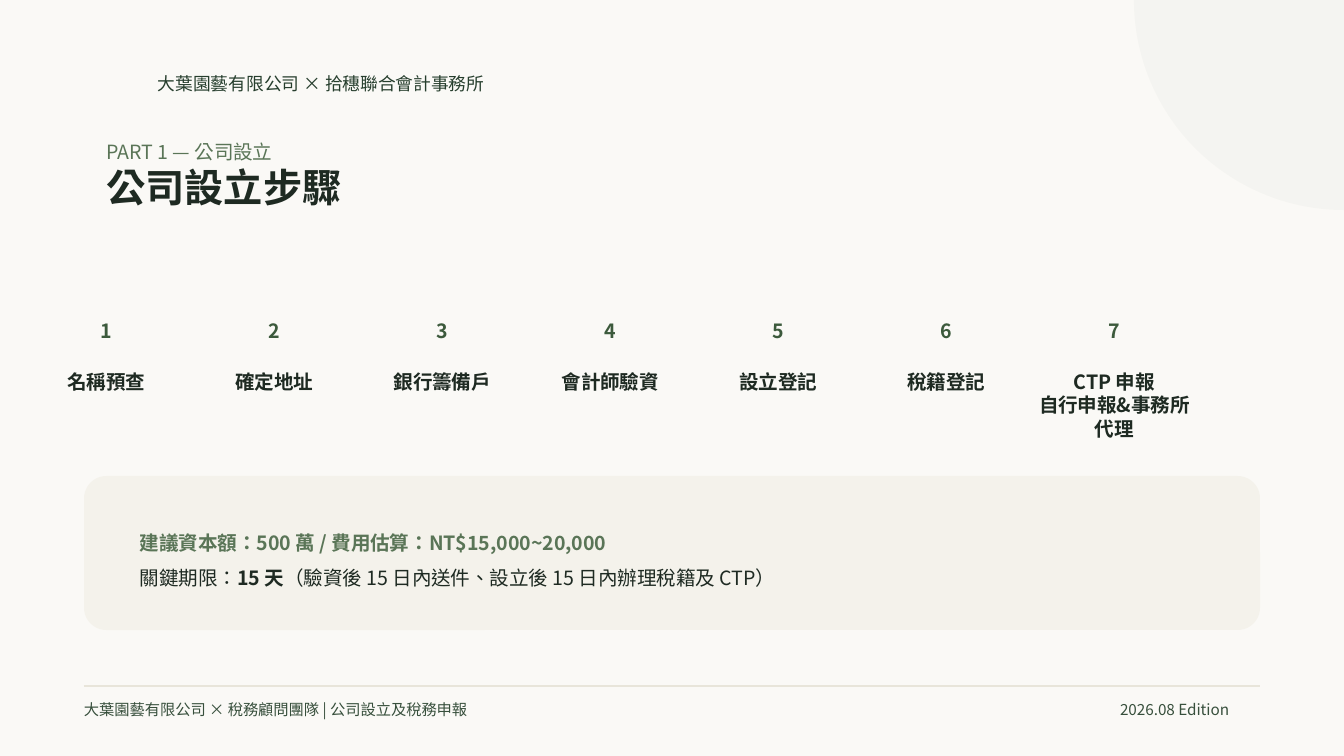
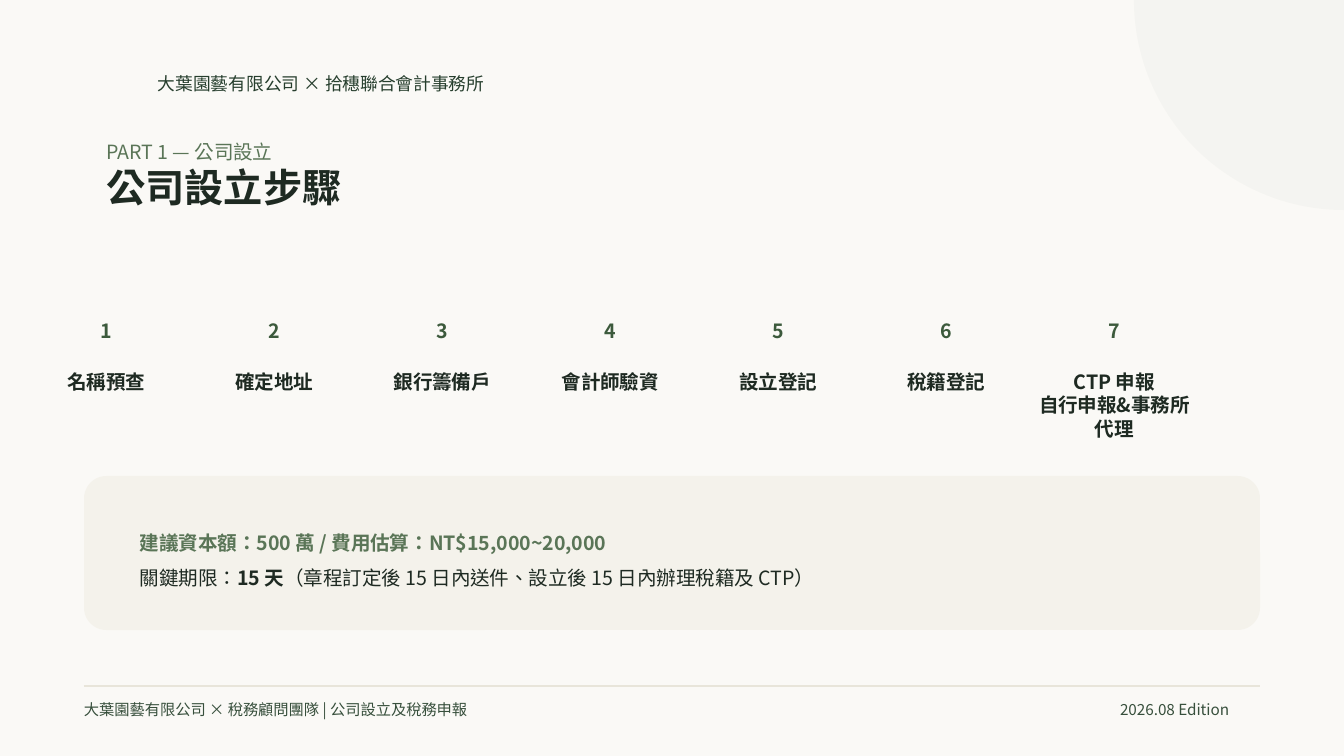
Before and after one commit to qwerty10218/horticulture-tax-case, a slide deck: slide 5 of 08_上台簡報準備/大葉園藝_公司設立與首年稅務規劃_v3_Final.pptx. Drawn at 1344x756 pixels with LibreOffice and Linux fonts; fonts in the diff are those of the drawing. Boxes give left, top, right and bottom in pixels: in the first picture for what was removed or moved away, otherwise in the second. Text is boxed around its words. In the diff, an @@ line names an element or a change of style, - is before the commit and + after.

```diff
--- a/08_上台簡報準備/大葉園藝_公司設立與首年稅務規劃_v3_Final.pptx
+++ b/08_上台簡報準備/大葉園藝_公司設立與首年稅務規劃_v3_Final.pptx
@@ text at box(140, 568, 815, 587): text changed @@
-關鍵期限：15 天（驗資後 15 日內送件、設立後 15 日內辦理稅籍及 CTP）
+關鍵期限：15 天（章程訂定後 15 日內送件、設立後 15 日內辦理稅籍及 CTP）
```
Also in this commit, not shown: 2 other slides changed.
